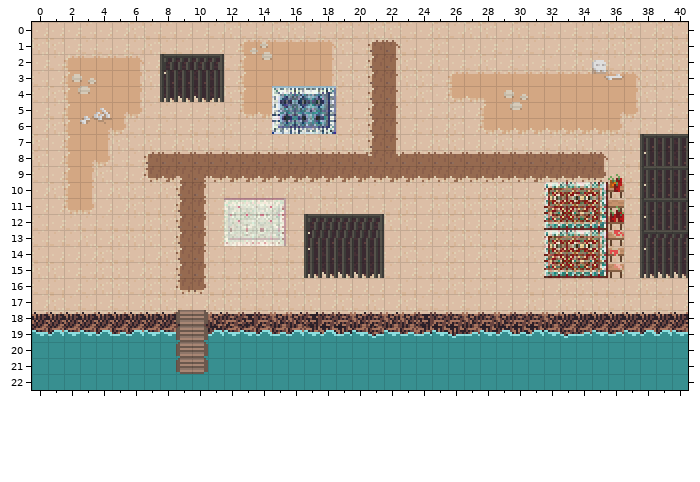
Two versions of a level (Tiled map, maps/level3.tmx). Above is the file before it was changed.
Cells are 8x8 px. Shown: x 0..40, y 0..22. Tiles whose own drawing changed are shown in their newer look in all pictures.
Now the later version:
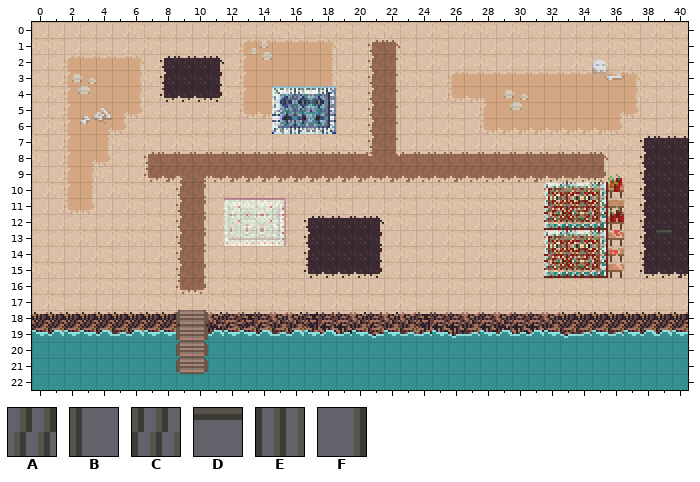
Key: from "Tileset": A 24, B 25, C 56, D 57, E 88, F 89.
_ is an empty cell.
From old to new:
Layer "walls":
y 4: x 8..11 EEEE -> ____
y 15: x 17..21 EEEEE -> _____; x 38..40 EEE -> ___
Layer "walls_OVERLAY1":
y 2: x 8..11 AAAA -> ____
y 3: x 8..11 EEEE -> ____
y 7..11: x 38..40 EEE -> ___
y 12: x 17..21 AAAAA -> _____; x 38..40 EEE -> ___
y 13: x 17..21 CCCCC -> _____; x 38..40 CCC -> ___
y 14: x 17..21 EEEEE -> _____; x 38..40 EEE -> ___
Layer "walls_OVERLAY2":
y 2: x 8..11 DDDD -> ____
y 7: x 38..40 DDD -> ___
y 9: x 38..40 DDD -> ___
y 11: x 38..40 DDD -> ___
y 12: x 17..21 DDDDD -> _____
y 13: x 38 D -> _; x 40 D -> _
Layer "walls_OVERLAY3":
y 2..4: x 8 B -> _; x 11 F -> _
y 7..11: x 38 B -> _
y 12..15: x 17 B -> _; x 21 F -> _; x 38 B -> _
